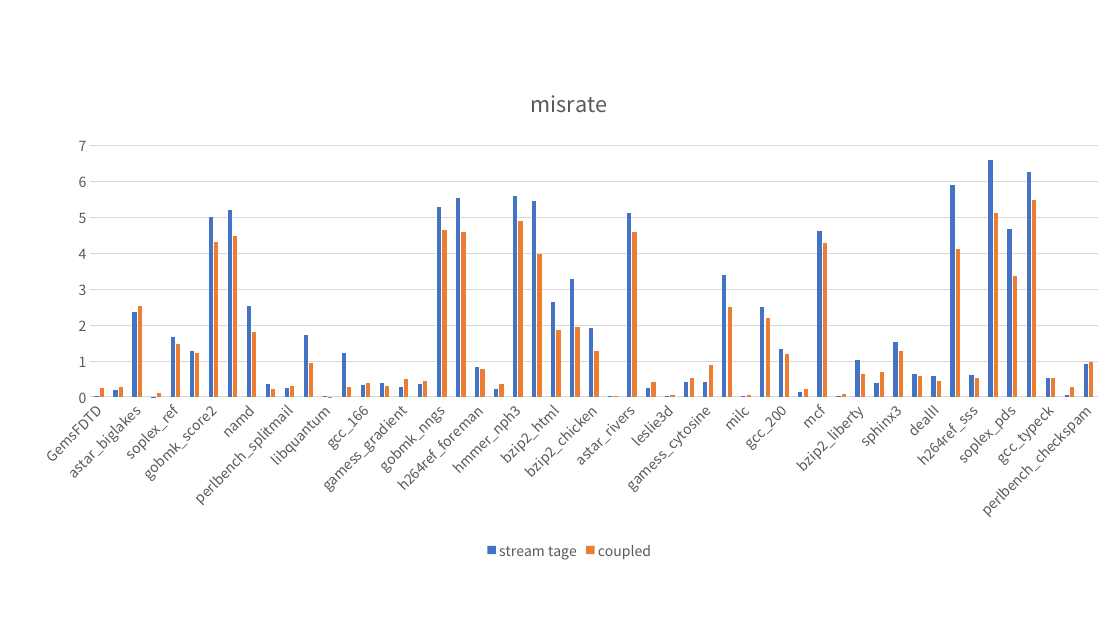
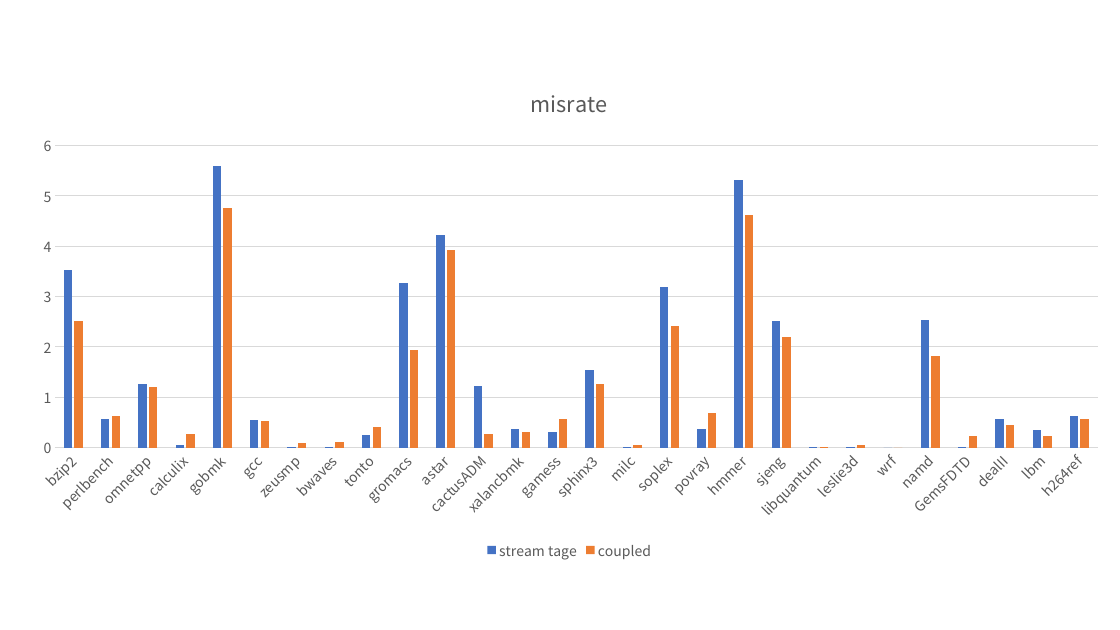
Before and after one commit to MaxKev1n/decoupled_frontend_stat, a slide deck: slide 2 of graph.pptx. Drawn at 1120x630 pixels with LibreOffice and Linux fonts; fonts in the diff are those of the drawing. Boxes give left, top, right and bottom in pixels: in the first picture for what was removed or moved away, otherwise in the second. Text is boxed around its words. In the diff, an @@ line names an element or a change of style, - is before the commit and + after.

```diff
--- a/graph.pptx
+++ b/graph.pptx
@@ column chart at (18,66,1120,565) @@
-categories: GemsFDTD, perlbench_diffmail, astar_biglakes, bwaves, soplex_ref, omnetpp, gobmk_score2, hmmer_retro, namd, lbm, perlbench_splitmail, gcc_scilab, libquantum, cactusADM, gcc_166, xalancbmk, gamess_gradient, gcc_s04, gobmk_nngs, gobmk_trevord, h264ref_foreman, gamess_triazolium, hmmer_nph3, bzip2_combined, bzip2_html, gromacs, bzip2_chicken, gcc_expr, astar_rivers, tonto, leslie3d, gcc_cpdecl, gamess_cytosine, bzip2_program, milc, sjeng, gcc_200, gcc_g23, mcf, zeusmp, bzip2_liberty, povray, sphinx3, gcc_expr2, dealII, bzip2_source, h264ref_sss, gobmk_13x13, soplex_pds, gobmk_trevorc, gcc_typeck, calculix, perlbench_checkspam
+categories: bzip2, perlbench, omnetpp, calculix, gobmk, gcc, zeusmp, bwaves, tonto, gromacs, astar, cactusADM, xalancbmk, gamess, sphinx3, milc, soplex, povray, hmmer, sjeng, libquantum, leslie3d, wrf, namd, GemsFDTD, dealII, lbm, h264ref
-stream tage: 0, 0.2, 2.4, 0, 1.7, 1.3, 5, 5.2, 2.5, 0.3, 0.2, 1.7, 0, 1.2, 0.3, 0.4, 0.3, 0.4, 5.3, 5.5, 0.8, 0.2, 5.6, 5.5, 2.6, 3.3, 1.9, 0, 5.1, 0.3, 0, 0.4, 0.4, 3.4, 0, 2.5, 1.3, 0.1, 4.6, 0, 1, 0.4, 1.5, 0.6, 0.6, 5.9, 0.6, 6.6, 4.7, 6.3, 0.5, 0, 0.9
+stream tage: 3.5, 0.6, 1.3, 0, 5.6, 0.5, 0, 0, 0.3, 3.3, 4.2, 1.2, 0.4, 0.3, 1.5, 0, 3.2, 0.4, 5.3, 2.5, 0, 0, 0, 2.5, 0, 0.6, 0.3, 0.6
-coupled: 0.2, 0.3, 2.5, 0.1, 1.5, 1.2, 4.3, 4.5, 1.8, 0.2, 0.3, 1, 0, 0.3, 0.4, 0.3, 0.5, 0.4, 4.7, 4.6, 0.8, 0.4, 4.9, 4, 1.9, 1.9, 1.3, 0, 4.6, 0.4, 0, 0.5, 0.9, 2.5, 0.1, 2.2, 1.2, 0.2, 4.3, 0.1, 0.6, 0.7, 1.3, 0.6, 0.4, 4.1, 0.5, 5.1, 3.4, 5.5, 0.5, 0.3, 1
+coupled: 2.5, 0.6, 1.2, 0.3, 4.8, 0.5, 0.1, 0.1, 0.4, 1.9, 3.9, 0.3, 0.3, 0.6, 1.3, 0.1, 2.4, 0.7, 4.6, 2.2, 0, 0, 0, 1.8, 0.2, 0.4, 0.2, 0.6
```
Also in this commit, not shown: 1 other slide changed, 12 other files.
